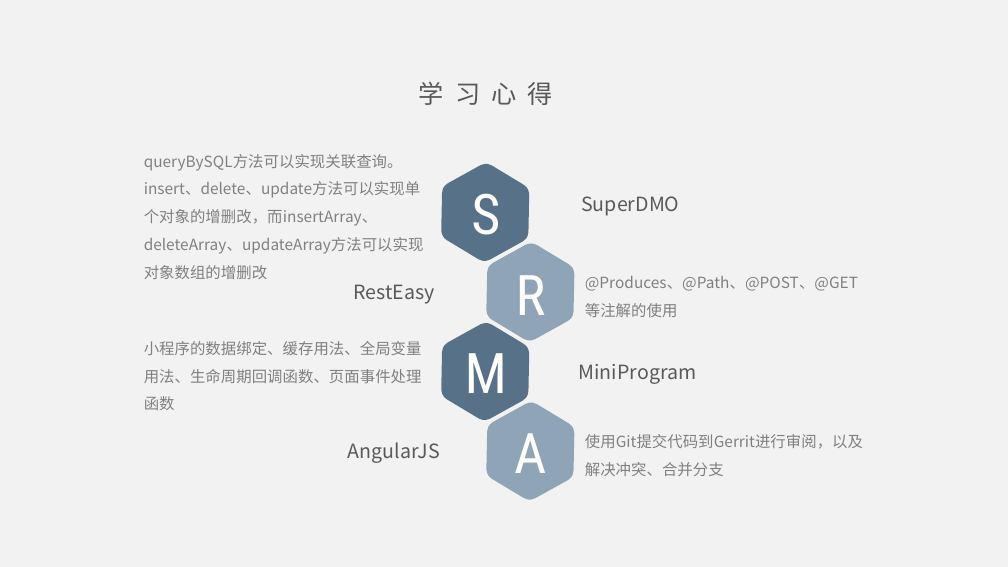
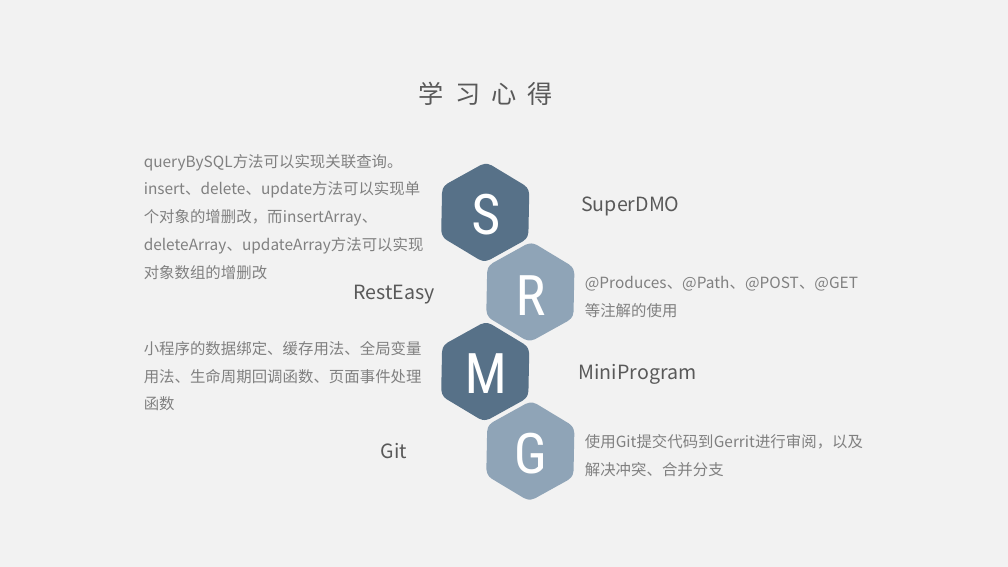
Before and after one commit to ybxxszl/learn, a slide deck: slide 4 of st.pptx. Drawn at 1008x567 pixels with LibreOffice and Linux fonts; fonts in the diff are those of the drawing. Boxes give left, top, right and bottom in pixels: in the first picture for what was removed or moved away, otherwise in the second. Text is boxed around its words. In the diff, an @@ line names an element or a change of style, - is before the commit and + after.

```diff
--- a/st.pptx
+++ b/st.pptx
@@ text at (x1=381, y1=443, x2=407, y2=458): text changed @@
-AngularJS
+Git
@@ text at (x1=514, y1=433, x2=547, y2=474): text changed @@
-A
+G
```
Also in this commit, not shown: 2 other slides changed, 1 slide added, 1 slide removed, 1 other file.
